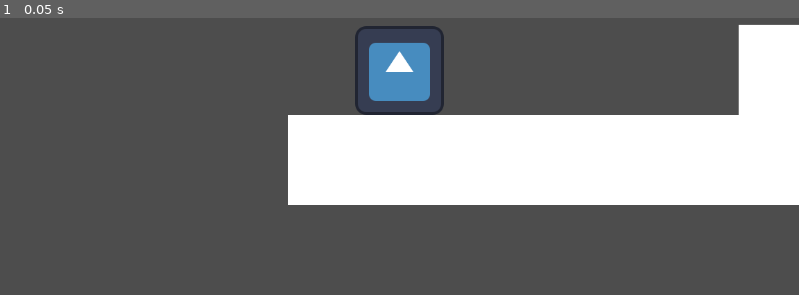
Above: before the commit, frame 1.
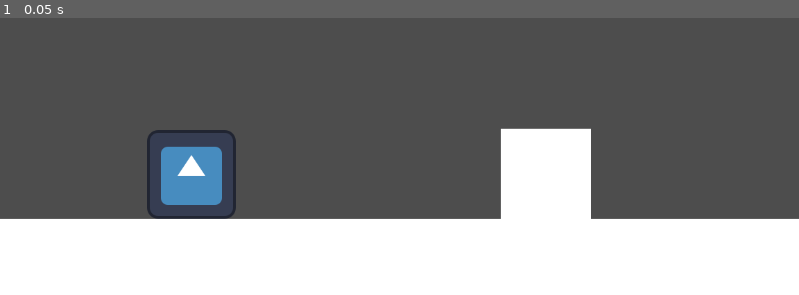
Above: after the commit, the same moment.

Repository: JermPlayz/Geometry-Dash
Game: Godot game, scene res://level.tscn
Two runs of this game, one before a commit and one after it. Both use one fixed random seed, a clock stepped at 60 frames per second and the inputs below. The engine's default icon, where the game draws it, is replaced by a stand-in: a white triangle on a blue panel in a dark square.
Inputs:
- Up to frame 1 (0.05 s): no input

The runs differ from the first frame. In frame 1, 52% of the frame differs, in the area x 0-100%, y 2-100%.

Commit message:
Update level.tscn

Diff:
--- a/level.tscn
+++ b/level.tscn
@@ -6,27 +6,64 @@
 [node name="Level" type="Node2D"]
 
 [node name="Player" parent="." instance=ExtResource("1_b0c6e")]
-position = Vector2(161, 519)
+position = Vector2(192, 367)
 
 [node name="Camera2D" type="Camera2D" parent="Player"]
+offset = Vector2(300, -150)
 
 [node name="OneByOne" parent="." instance=ExtResource("2_05qlf")]
-position = Vector2(65, 648)
+position = Vector2(53, 496)
 
 [node name="OneByOne2" parent="." instance=ExtResource("2_05qlf")]
-position = Vector2(195, 648)
+position = Vector2(183, 496)
 
 [node name="OneByOne3" parent="." instance=ExtResource("2_05qlf")]
-position = Vector2(325, 648)
+position = Vector2(313, 496)
 
 [node name="OneByOne4" parent="." instance=ExtResource("2_05qlf")]
-position = Vector2(455, 648)
+position = Vector2(443, 496)
 
 [node name="OneByOne5" parent="." instance=ExtResource("2_05qlf")]
-position = Vector2(585, 648)
+position = Vector2(573, 496)
 
 [node name="OneByOne6" parent="." instance=ExtResource("2_05qlf")]
-position = Vector2(715, 648)
+position = Vector2(703, 496)
+
+[node name="OneByOne8" parent="." instance=ExtResource("2_05qlf")]
+position = Vector2(833, 496)
+
+[node name="OneByOne9" parent="." instance=ExtResource("2_05qlf")]
+position = Vector2(963, 496)
+
+[node name="OneByOne10" parent="." instance=ExtResource("2_05qlf")]
+position = Vector2(1093, 496)
+
+[node name="OneByOne11" parent="." instance=ExtResource("2_05qlf")]
+position = Vector2(1223, 496)
+
+[node name="OneByOne12" parent="." instance=ExtResource("2_05qlf")]
+position = Vector2(1353, 496)
+
+[node name="OneByOne13" parent="." instance=ExtResource("2_05qlf")]
+position = Vector2(1483, 496)
+
+[node name="OneByOne14" parent="." instance=ExtResource("2_05qlf")]
+position = Vector2(-727, 496)
+
+[node name="OneByOne15" parent="." instance=ExtResource("2_05qlf")]
+position = Vector2(-597, 496)
+
+[node name="OneByOne16" parent="." instance=ExtResource("2_05qlf")]
+position = Vector2(-467, 496)
+
+[node name="OneByOne17" parent="." instance=ExtResource("2_05qlf")]
+position = Vector2(-337, 496)
+
+[node name="OneByOne18" parent="." instance=ExtResource("2_05qlf")]
+position = Vector2(-207, 496)
+
+[node name="OneByOne19" parent="." instance=ExtResource("2_05qlf")]
+position = Vector2(-77, 496)
 
 [node name="OneByOne7" parent="." instance=ExtResource("2_05qlf")]
-position = Vector2(715, 518)
+position = Vector2(703, 366)
